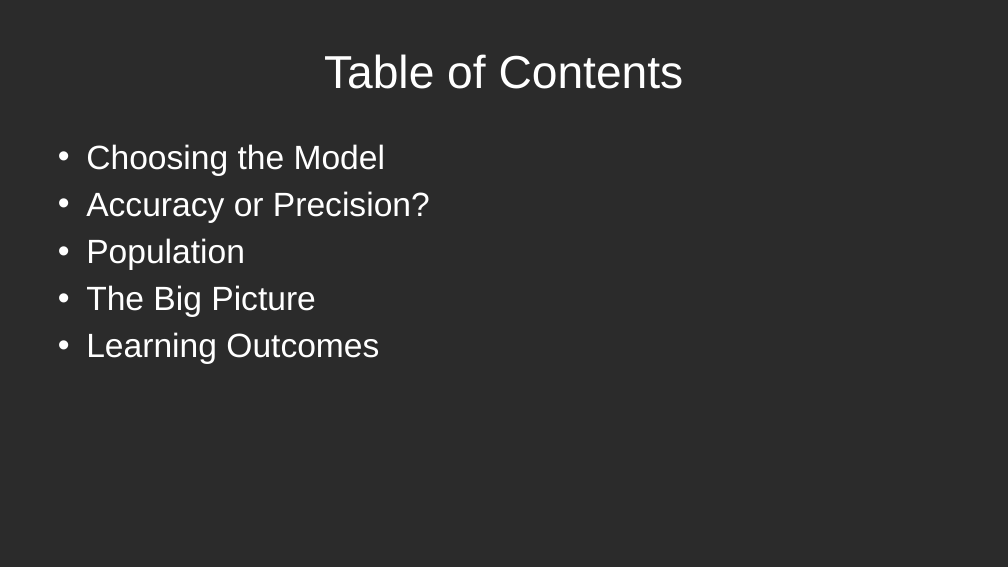
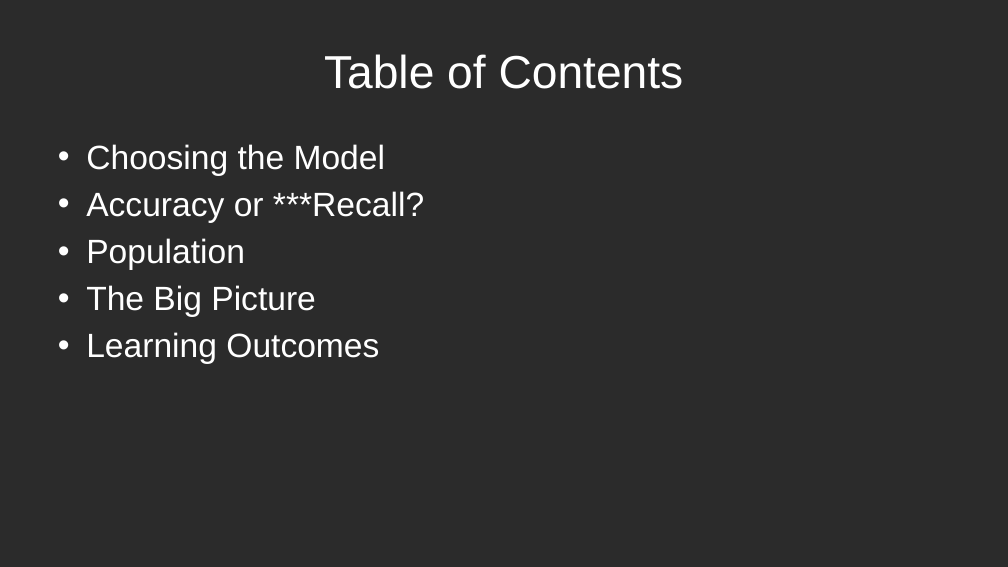
Before and after one commit to awicklund/DiabetesML, a slide deck: slide 2 of Predicting Diabetes.pptx. Drawn at 1008x567 pixels with LibreOffice and Linux fonts; fonts in the diff are those of the drawing; background and template pictures are left out; a plain dark background stands for a picture behind light text. Boxes give left, top, right and bottom in pixels: in the first picture for what was removed or moved away, otherwise in the second. Text is boxed around its words. In the diff, an @@ line names an element or a change of style, - is before the commit and + after.

Commit message:
Recall

```diff
--- a/Predicting Diabetes.pptx
+++ b/Predicting Diabetes.pptx
@@ text at bbox=[86, 191, 424, 223]: text changed @@
-• Accuracy or Precision?
+• Accuracy or ***Recall?
```
Also in this commit, not shown: 5 other slides changed, 1 slide added.
